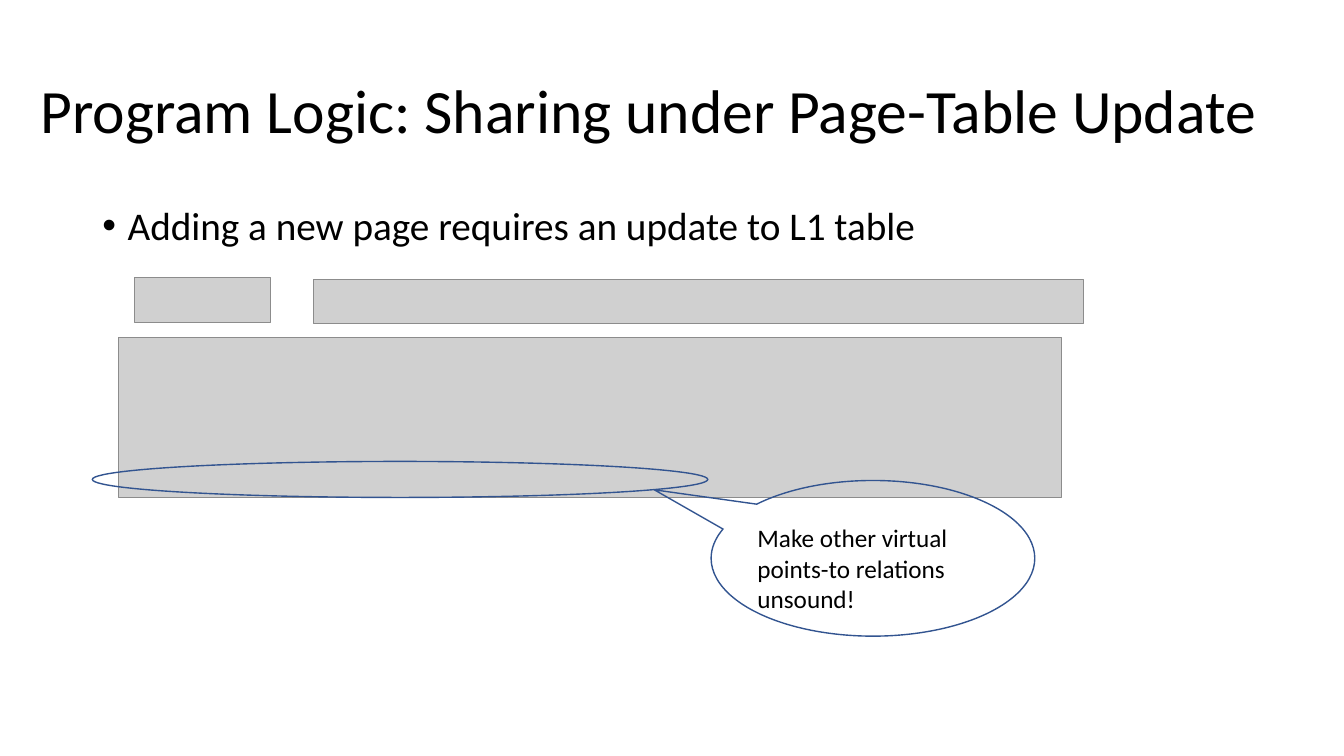
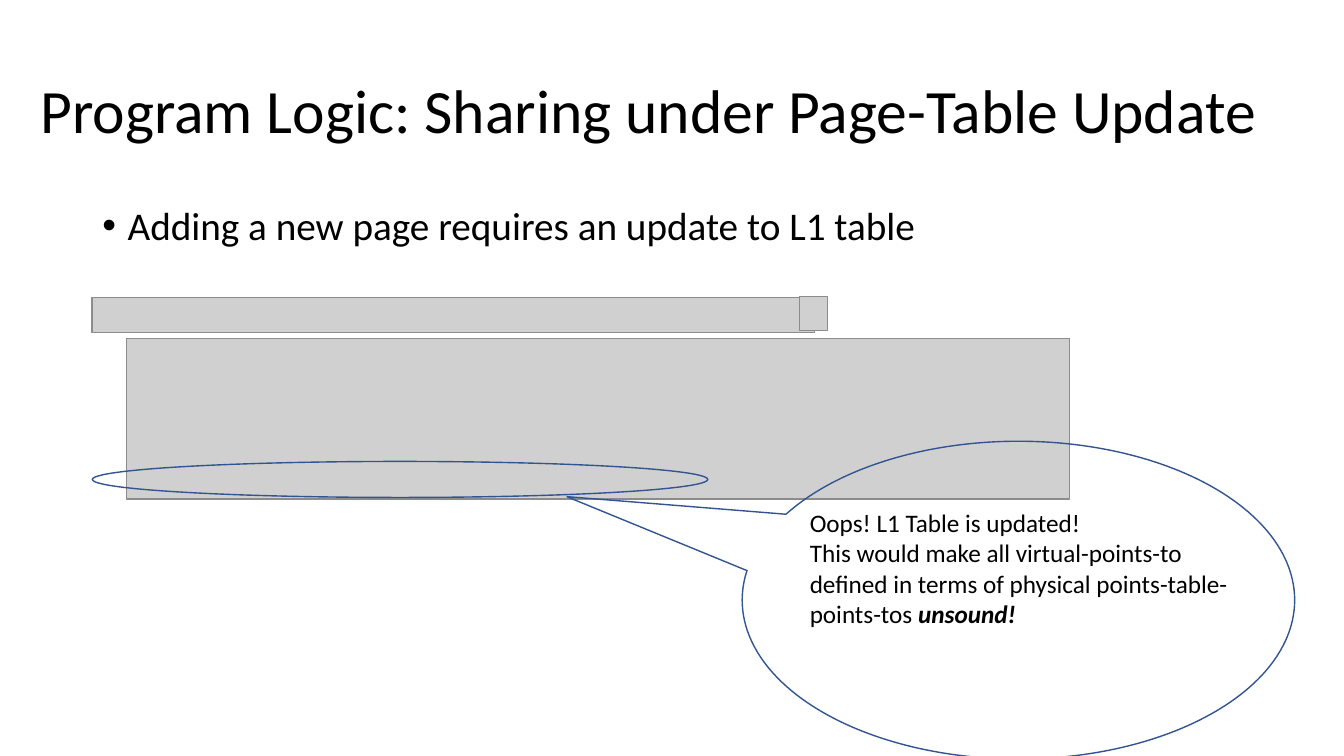
Before and after one commit to Contingent-Systems/vkern_paper, a slide deck: slide 7 of loca_virt_draft.pptx. Drawn at 1344x756 pixels with LibreOffice and Linux fonts; fonts in the diff are those of the drawing; grey boxes stand for pictures. Boxes give left, top, right and bottom in pixels: in the first picture for what was removed or moved away, otherwise in the second. Text is boxed around its words. In the diff, an @@ line names an element or a change of style, - is before the commit and + after.

```diff
--- a/loca_virt_draft.pptx
+++ b/loca_virt_draft.pptx
@@ picture added at [92, 297, 815, 333] @@
@@ picture removed at [135, 278, 271, 323] @@
@@ picture removed at [314, 279, 1084, 324] @@
@@ picture added at [800, 296, 828, 330] @@
@@ picture: place and size @@
-picture at [119, 338, 1062, 498]
+picture at [127, 339, 1070, 499]
@@ speech bubble: place and size @@
-speech bubble at [712, 481, 1035, 636]
+speech bubble at [742, 442, 1295, 756]
@@ speech bubble at [742, 442, 1295, 756]: proportions changed @@
@@ text at [810, 514, 1227, 627]: text changed @@
-Make other virtual points-to relations unsound!
+Oops! L1 Table is updated!
+This would make all virtual-points-to defined in terms of physical points-table-points-tos unsound!
```
Also in this commit, not shown: 2 other slides changed, 1 other file.
